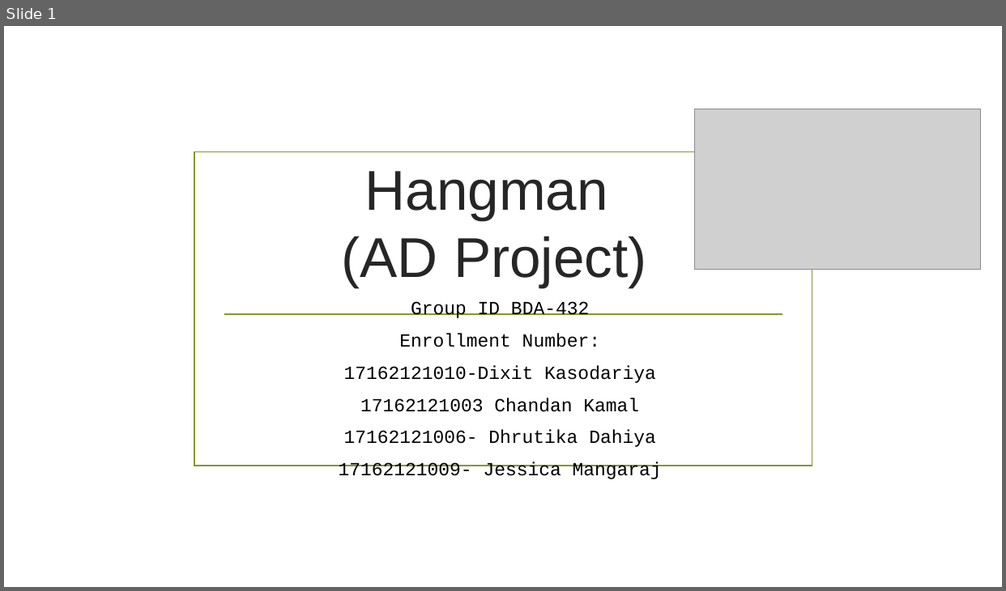
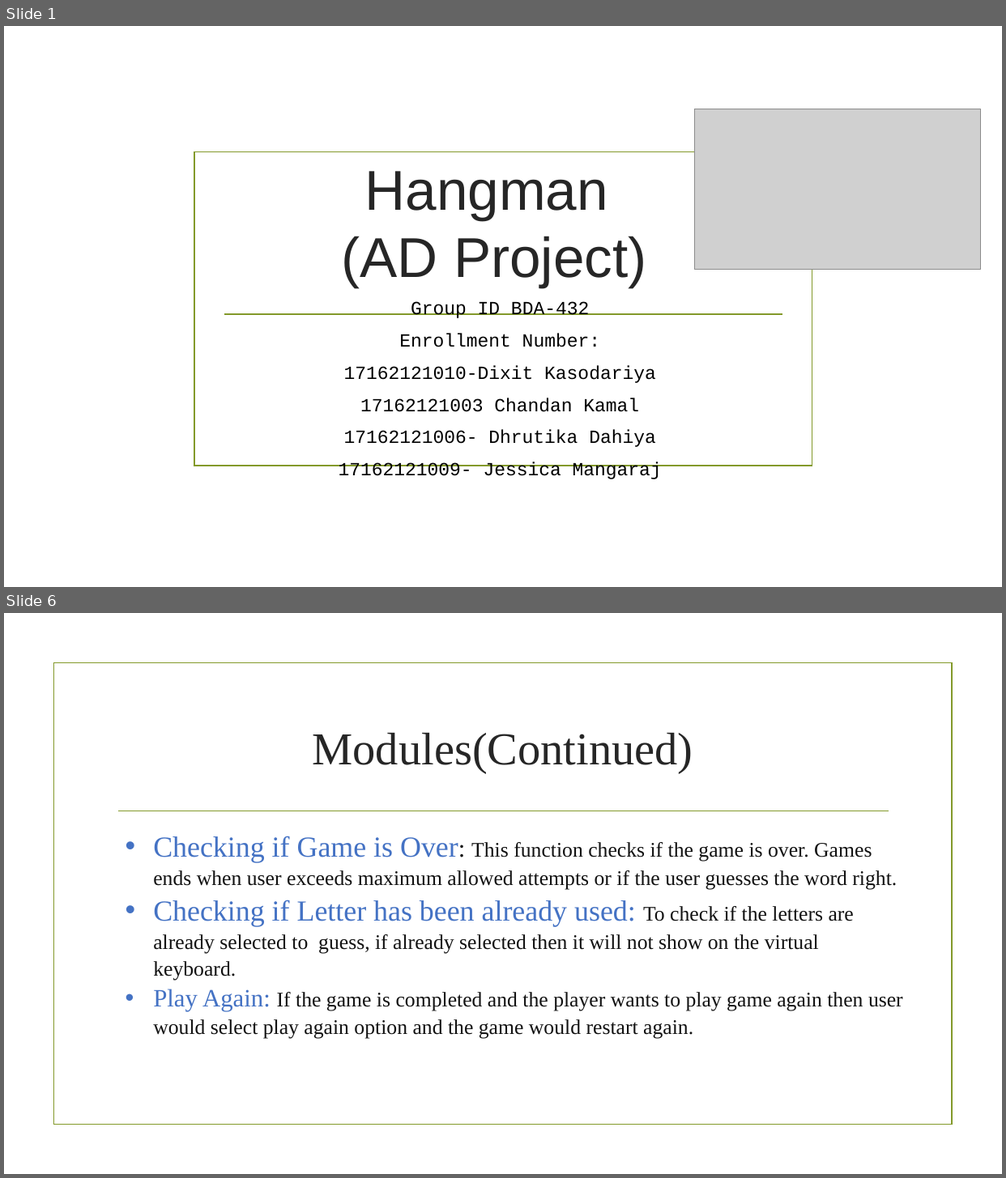
Before and after one commit to ganpat-university/ict-gnu-adprojects-2017-hangman, a slide deck: Hangman.pptx. Shown one above the other, each under a label of ours: slide 1 before the commit, slides 1 and 6 after it; the slides between them are not shown. The pictures are 1006x591 and 1006x1178 pixels, drawn with LibreOffice and Linux fonts; fonts in the diff are those of the drawing; grey boxes stand for pictures; background and template pictures are left out. Boxes give left, top, right and bottom in pixels: in the first picture for what was removed or moved away, otherwise in the second. Text is boxed around its words. In the diff, an @@ line names an element or a change of style, - is before the commit and + after.

```diff
--- a/Hangman.pptx
+++ b/Hangman.pptx
@@ slide 6 added at bbox=[4, 613, 1002, 1174], background picture (left out) @@
@@ rectangle added at bbox=[53, 663, 952, 1125], outline #83992A 1.25 pt @@
@@ title added at bbox=[313, 733, 693, 773], 44 pt, text #262626 @@
+Modules(Continued)
@@ line added from (118, 811) to (889, 811), #83992A 1.25 pt @@
@@ text added at bbox=[153, 836, 903, 1039], 20 pt, text #111111 @@
+• Checking if Game is Over: This function checks if the game is over. Games ends when user exceeds maximum allowed attempts or if the user guesses the word right.
+• Checking if Letter has been already used: To check if the letters are already selected to guess, if already selected then it will not show on the virtual keyboard.
+• Play Again: If the game is completed and the player wants to play game again then user would select play again option and the game would restart again.
```
Also in this commit, not shown: 12 slides changed, 7 other slides added, 2 slides removed, 1 other file.
